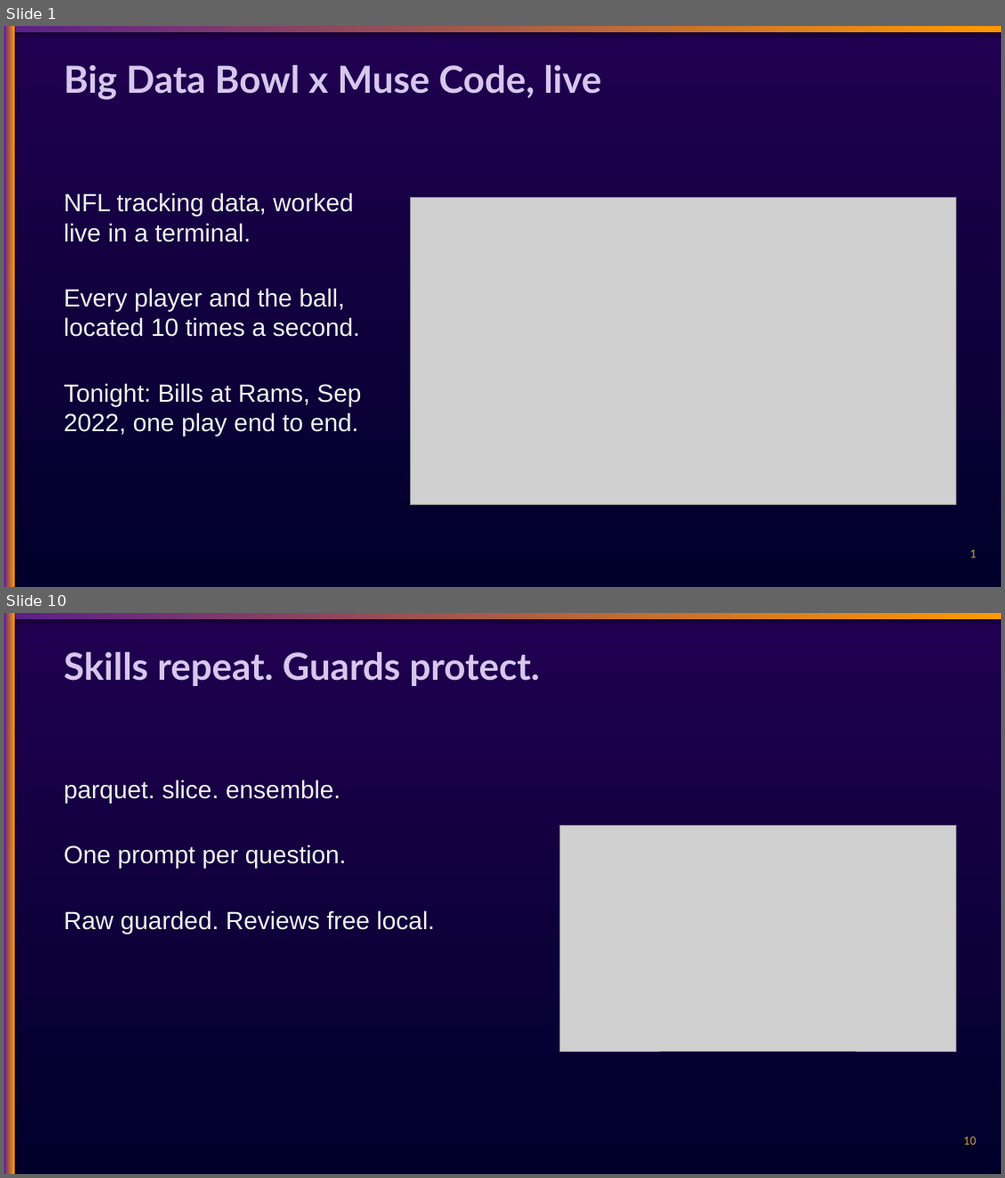
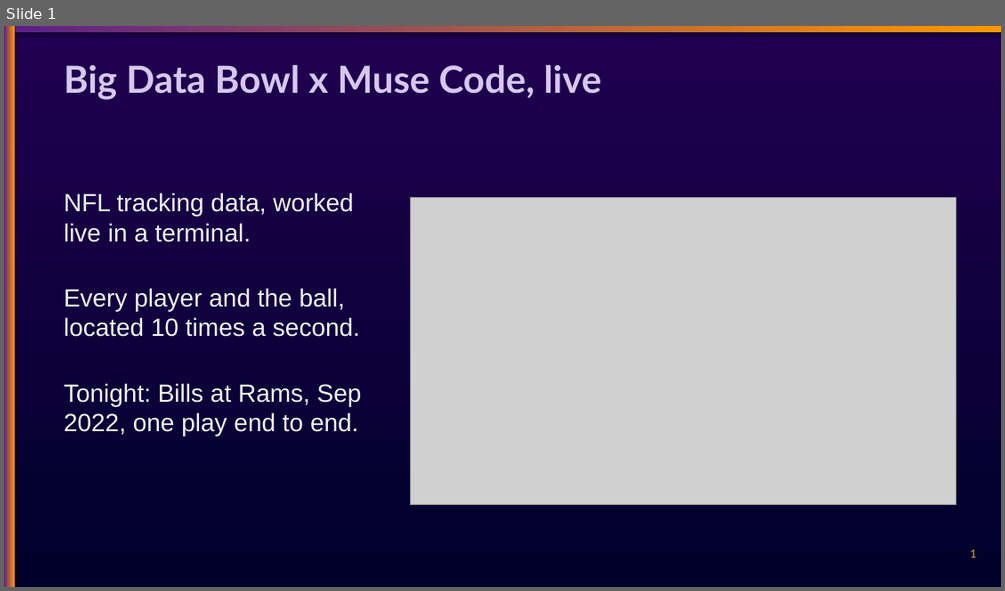
Before and after one commit to chasko-labs/nfl-big-data-bowl-2027, a slide deck: deck/unified.pptx. Shown one above the other, each under a label of ours: slides 1 and 10 before the commit, slide 1 after it; the slides between them are not shown. The pictures are 1005x1178 and 1005x591 pixels, drawn with LibreOffice and Linux fonts; fonts in the diff are those of the drawing; grey boxes stand for pictures. Boxes give left, top, right and bottom in pixels: in the first picture for what was removed or moved away, otherwise in the second. Text is boxed around its words. In the diff, an @@ line names an element or a change of style, - is before the commit and + after.

Commit message:
deck: plain-words rewrite all 17, collision-free layout

```diff
--- a/deck/unified.pptx
+++ b/deck/unified.pptx
@@ slide 10 removed at <box>4,613,1001,1174</box>, background gradient #00002A to #200050 @@
@@ rectangle removed at <box>4,613,1001,619</box> @@
@@ rectangle removed at <box>4,613,15,1174</box> @@
@@ text removed at <box>64,652,540,686</box> @@
-Skills repeat. Guards protect.
@@ text removed at <box>64,779,435,933</box> @@
-parquet. slice. ensemble.
-One prompt per question.
-Raw guarded. Reviews free local.
@@ picture removed at <box>559,826,956,1051</box> @@
@@ text removed at <box>963,1136,976,1144</box> @@
-10
```
Also in this commit, not shown: 7 slides changed, 9 slides added, 8 other slides removed.
